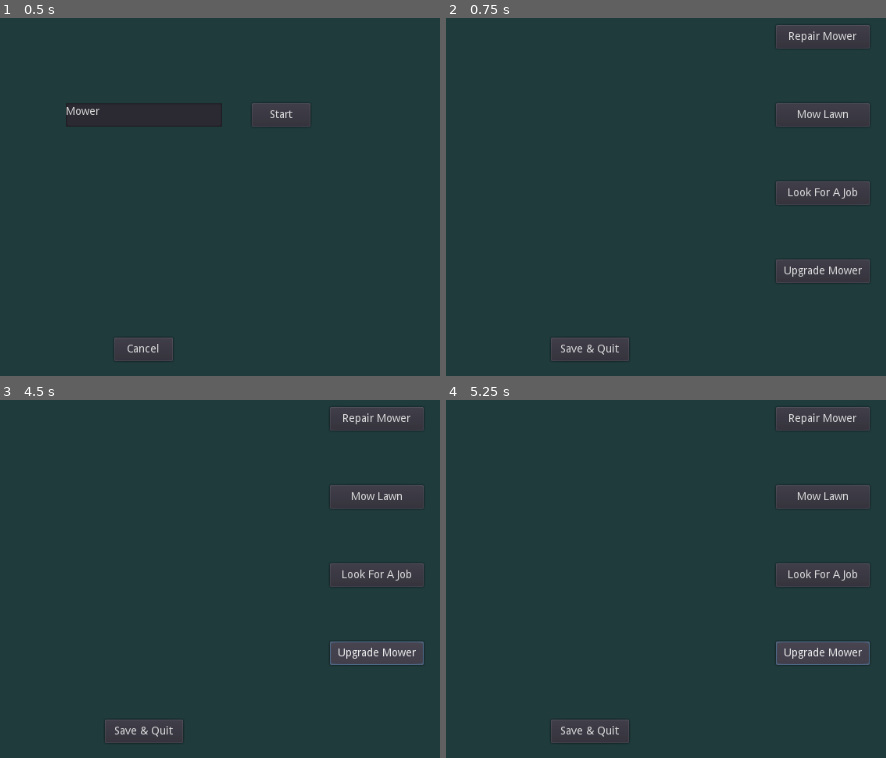
Above: before the commit, frames 1-4 (two rows, left to right).
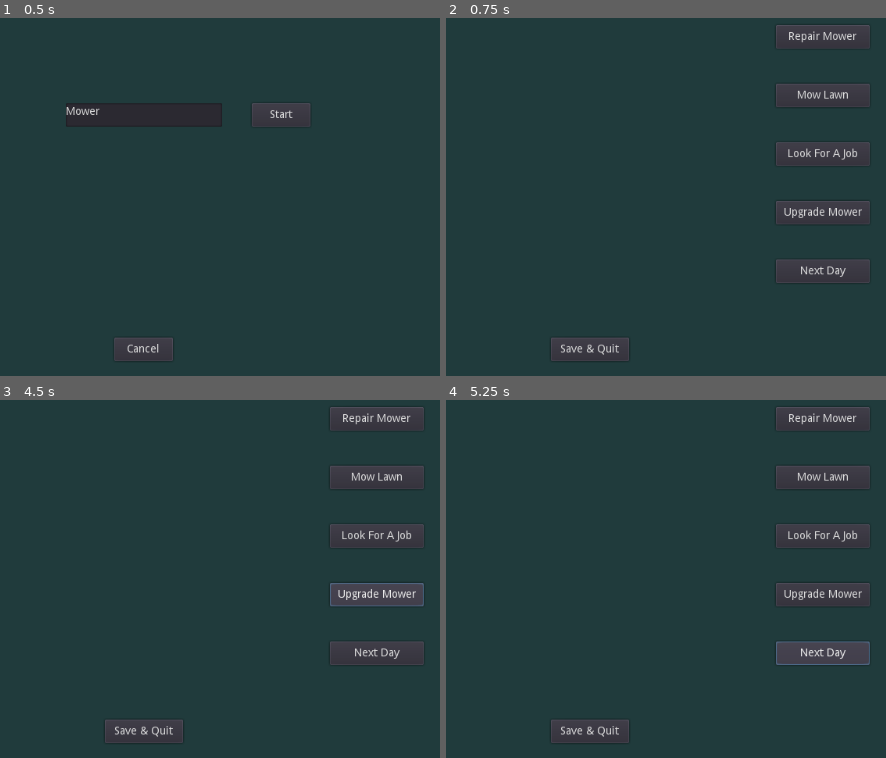
Above: after the commit, the same moments.

Repository: cparlette/haulinggrass
Game: Godot game, scene res://Campaign.tscn
Two runs of this game, one before a commit and one after it. Both use one fixed random seed, a clock stepped at 60 frames per second and the inputs below. This scene is started directly instead of the project's main scene.
Inputs (mouse positions are in pixels of both pictures, inside the frame that each line leads up to):
- Up to frame 1 (0.5 s): no input
- Up to frame 2 (0.75 s): click "Start" at 0.5 s
- Up to frame 3 (4.5 s): click "Mow Lawn" at 1.25 s; click "Cancel" at 2 s; click "Look For A Job" at 2.75 s; click "Level: Campaign1 Experience: …" at 3.5 s; click "Upgrade Mower" at 4.25 s
- Up to frame 4 (5.25 s): click (824, 654) at 5 s, where only the run after the commit has a clickable "Next Day"

Frame 1 is identical in both runs. In frame 2, 5.2% of the frame differs, in the area x 75-97%, y 18-73%; in frame 3, 5.8%, in the area x 75-97%, y 18-75%; in frame 4, 5.3%.

Commit message:
Added days and blocked jobs if theyve been completed recently

Diff:
--- a/Campaign.gd
+++ b/Campaign.gd
@@ -20,6 +20,7 @@
 	mowHealthString += " / "
 	mowHealthString += str(globals.campaignPlayer['maxMowerHealth'])
 	$CampaignUI/MowerHealthLabel.text = mowHealthString
+	$CampaignUI/CurrentDayLabel.text = "Current Day: "+str(globals.campaignPlayer['currentDay'])
 
 func _on_NameSubmitButton_pressed():
 	globals.campaignPlayer = {
@@ -28,7 +29,9 @@
 		'money': 10,
 		'maxMowerHealth': 5,
 		'currentMowerHealth': 5,
-		'availableJobs': []
+		'availableJobs': [],
+		'jobLastDone': {},
+		'currentDay': 1
 	}
 	globals.savePlayer()
 	$NewCampaignMenu.visible = false
@@ -55,6 +58,9 @@
 		var button = CampaignJobButton.new()
 		button._set_job(level)
 		button.connect("selected_job", self, "_on_LevelButton_pressed")
+		if globals.campaignPlayer['jobLastDone'][level] > (globals.campaignPlayer['currentDay'] - 2):
+			button.disabled = true
+			button.modulate = Color(0.5,0.5,0.5,1)
 		$LevelPicker/CenterContainer/LevelButtons.add_child(button)
 	$CampaignUI.visible = false
 	$LevelPicker.visible = true
@@ -136,5 +142,11 @@
 func takeJob(job):
 	print("in takeJob")
 	globals.campaignPlayer['availableJobs'].append(job['name'])
+	globals.campaignPlayer['jobLastDone'][job['name']] = -3
 	$LevelPicker.visible = false
 	$CampaignUI.visible = true
+
+
+func _on_NextDayButton_pressed():
+	globals.campaignPlayer['currentDay'] += 1
+	refreshUI()
--- a/Campaign.tscn
+++ b/Campaign.tscn
@@ -133,6 +133,17 @@
 "_edit_use_anchors_": false
 }
 
+[node name="CurrentDayLabel" type="Label" parent="CampaignUI"]
+margin_left = 150.0
+margin_top = 300.0
+margin_right = 350.0
+margin_bottom = 321.0
+custom_fonts/font = ExtResource( 2 )
+text = "Current Day: "
+__meta__ = {
+"_edit_use_anchors_": false
+}
+
 [node name="SaveAndQuitButton" type="Button" parent="CampaignUI"]
 margin_left = 462.0
 margin_top = 500.0
@@ -155,9 +166,9 @@
 
 [node name="MowLawnButton" type="Button" parent="CampaignUI"]
 margin_left = 750.0
-margin_top = 200.0
-margin_right = 870.0
-margin_bottom = 230.0
+margin_top = 175.0
+margin_right = 870.0
+margin_bottom = 205.0
 text = "Mow Lawn"
 __meta__ = {
 "_edit_use_anchors_": false
@@ -165,9 +176,9 @@
 
 [node name="LookForAJobButton" type="Button" parent="CampaignUI"]
 margin_left = 750.0
-margin_top = 300.0
-margin_right = 870.0
-margin_bottom = 330.0
+margin_top = 250.0
+margin_right = 870.0
+margin_bottom = 280.0
 text = "Look For A Job"
 __meta__ = {
 "_edit_use_anchors_": false
@@ -175,10 +186,20 @@
 
 [node name="UpgradeMowerButton" type="Button" parent="CampaignUI"]
 margin_left = 750.0
+margin_top = 325.0
+margin_right = 870.0
+margin_bottom = 355.0
+text = "Upgrade Mower"
+__meta__ = {
+"_edit_use_anchors_": false
+}
+
+[node name="NextDayButton" type="Button" parent="CampaignUI"]
+margin_left = 750.0
 margin_top = 400.0
 margin_right = 870.0
 margin_bottom = 430.0
-text = "Upgrade Mower"
+text = "Next Day"
 __meta__ = {
 "_edit_use_anchors_": false
 }
@@ -222,6 +243,7 @@
 [connection signal="pressed" from="CampaignUI/RepairMowerButton" to="." method="_on_RepairMowerButton_pressed"]
 [connection signal="pressed" from="CampaignUI/MowLawnButton" to="." method="_on_MowLawnButton_pressed"]
 [connection signal="pressed" from="CampaignUI/LookForAJobButton" to="." method="_on_LookForAJobButton_pressed"]
+[connection signal="pressed" from="CampaignUI/NextDayButton" to="." method="_on_NextDayButton_pressed"]
 [connection signal="about_to_show" from="CampaignUI/RepairPopupMenu" to="." method="_on_RepairPopupMenu_about_to_show"]
 [connection signal="index_pressed" from="CampaignUI/RepairPopupMenu" to="." method="_on_RepairPopupMenu_index_pressed"]
 [connection signal="popup_hide" from="CampaignUI/RepairPopupMenu" to="." method="_on_RepairPopupMenu_popup_hide"]
--- a/GameOver.gd
+++ b/GameOver.gd
@@ -62,4 +62,6 @@
 		# majority of grass cut, half experience and half money
 		globals.campaignPlayer['experience'] += ( globals.campaignLevels[globals.level]['experienceEarned'] / 2 )
 		globals.campaignPlayer['money'] += ( globals.campaignLevels[globals.level]['moneyEarned'] / 2 )
+	globals.campaignPlayer['jobLastDone'][globals.level] = globals.campaignPlayer['currentDay']
+	globals.campaignPlayer['currentDay'] += 1
 	get_tree().change_scene("res://Campaign.tscn")
